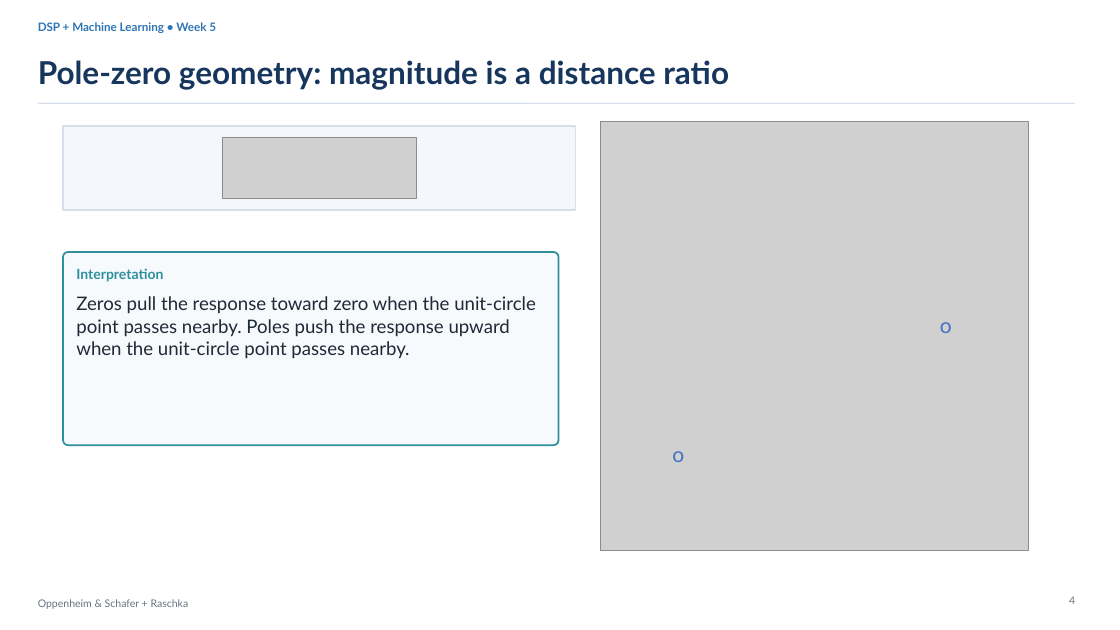
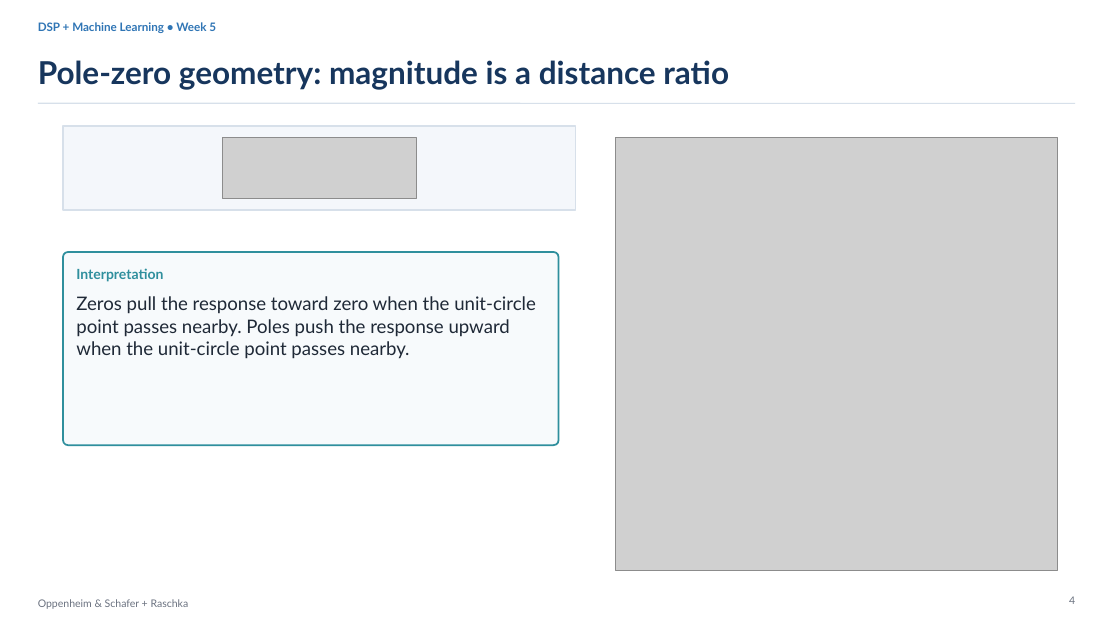
Before and after one commit to mathys2000/ecen45632_f26, a slide deck: slide 6 of lecture_slides/Week5_Lecture9_Time_Frequency_Responses_Group_Delay_092226_forClass.pptx (slide 5 before the commit). Drawn at 1120x630 pixels with LibreOffice and Linux fonts; fonts in the diff are those of the drawing; grey boxes stand for pictures. Boxes give left, top, right and bottom in pixels: in the first picture for what was removed or moved away, otherwise in the second. Text is boxed around its words. In the diff, an @@ line names an element or a change of style, - is before the commit and + after.

```diff
--- a/lecture_slides/Week5_Lecture9_Time_Frequency_Responses_Group_Delay_092226_forClass.pptx
+++ b/lecture_slides/Week5_Lecture9_Time_Frequency_Responses_Group_Delay_092226_forClass.pptx
@@ picture: place and size @@
-picture at <box>601,122,1029,550</box>
+picture at <box>616,138,1057,571</box>
@@ text removed at <box>940,322,952,333</box> @@
-o
@@ text removed at <box>672,451,684,462</box> @@
-o
```
Also in this commit, not shown: 1 other slide changed, 6 slides added, 23 other files.
